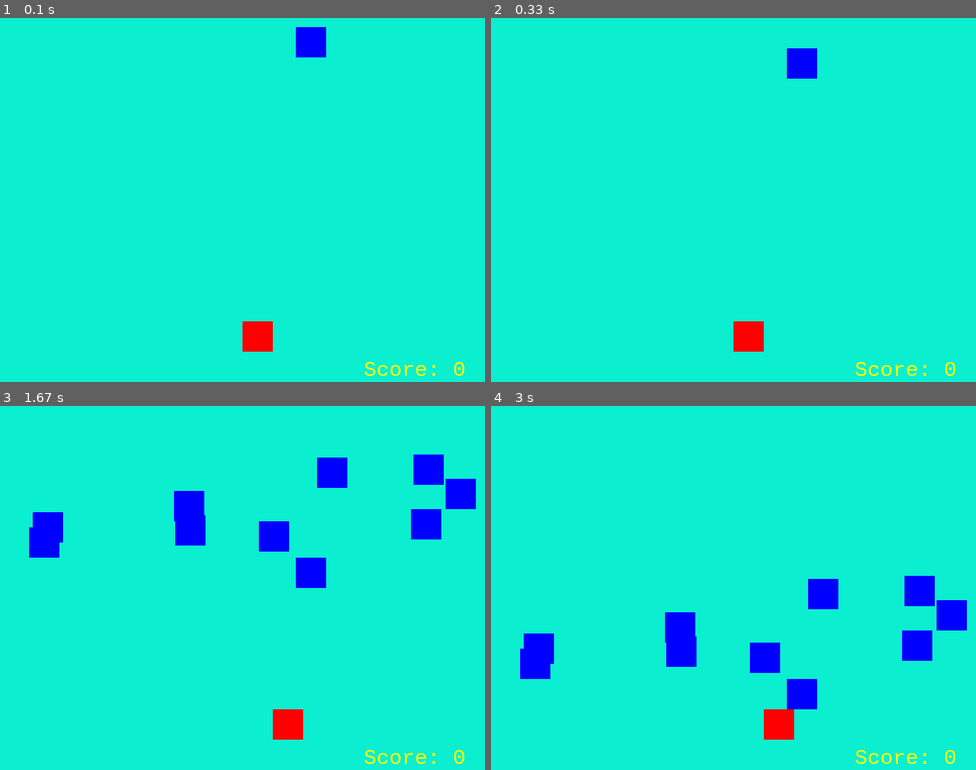
Above: before the commit, frames 1-4 (two rows, left to right).
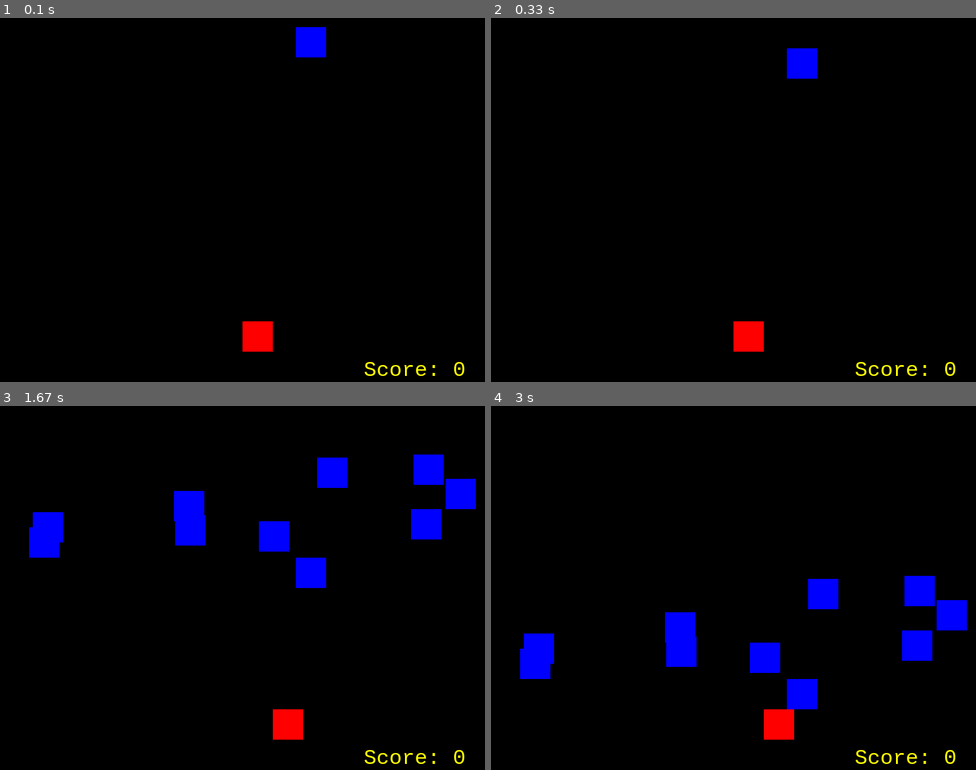
Above: after the commit, the same moments.

Repository: Paulinakhew/pygame
Game: pygame game, started from controller.py
Same seed, same stepped clock (60 frames per second), same inputs: the game is played once before the commit and once after it.
Inputs:
- Up to frame 1 (0.1 s): no input
- Up to frame 2 (0.33 s): no input
- Up to frame 3 (1.67 s): hold Right 0.33-0.8 s; hold Right 0.83-1.3 s; hold Left from 1.33 s (still down)
- Up to frame 4 (3 s): release Left at 1.87 s; hold Left 1.9-2.3 s; hold Right 2.33-2.97 s

The runs differ from the first frame. In frame 1, 99% of the frame differs, in the area x 0-100%, y 0-100%; in frame 2, 99%; in frame 3, 94%; in frame 4, 94%.

Commit message:
:lipstick: Update background colour in code and GIF

Diff:
--- a/controller.py
+++ b/controller.py
@@ -13,7 +13,8 @@
 RED = (255, 0, 0)
 BLUE = (0, 0, 255)
 YELLOW = (255, 255, 0)
-BACKGROUND_COLOUR = (11, 238, 207)
+#BACKGROUND_COLOUR = (11, 238, 207)
+BACKGROUND_COLOUR = (0, 0, 0)
 
 #player variables
 player_size = 50
Binary file changed: pygame.gif
Not shown, added: .DS_Store
